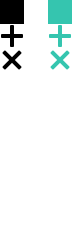
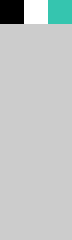
Before/after of a (72, 240) layered artwork. What changed in the layer stack:
removed group ".icon-plus" (6 layers) over [1, 25, 71, 47]
removed group ".icon-black" (2nd of 3, in ".icon-plus") (1 layers) from group ".icon-plus" over [1, 25, 23, 47]
removed layer "Rounded Rectangle 1" from group ".icon-black" over [1, 25, 23, 47]
removed group ".icon-white" (2nd of 3, in ".icon-plus") (1 layers) from group ".icon-plus" over [25, 25, 47, 47]
removed layer "Shape 8" (4th of 7, in ".icon-plus" › ".icon-white") from group ".icon-white" over [25, 25, 47, 47]
removed group ".icon-color" (2nd of 3, in ".icon-plus") (1 layers) from group ".icon-plus" over [49, 25, 71, 47]
removed layer "Shape 8" (5th of 7, in ".icon-plus" › ".icon-color") from group ".icon-color" over [49, 25, 71, 47]
removed group ".icon-close" (6 layers) over [2, 50, 70, 70]
removed group ".icon-black" (3rd of 3, in ".icon-close") (1 layers) from group ".icon-close" over [2, 50, 22, 70]
removed layer "Rounded Rectangle 1 copy" from group ".icon-black" over [2, 50, 22, 70]
removed group ".icon-white" (3rd of 3, in ".icon-close") (1 layers) from group ".icon-close" over [26, 50, 46, 70]
removed layer "Shape 8" (6th of 7, in ".icon-close" › ".icon-white") from group ".icon-white" over [26, 50, 46, 70]
removed group ".icon-color" (3rd of 3, in ".icon-close") (1 layers) from group ".icon-close" over [50, 50, 70, 70]
removed layer "Shape 8" (7th of 7, in ".icon-close" › ".icon-color") from group ".icon-color" over [50, 50, 70, 70]
showed "Background" over [0, 24, 72, 240]
